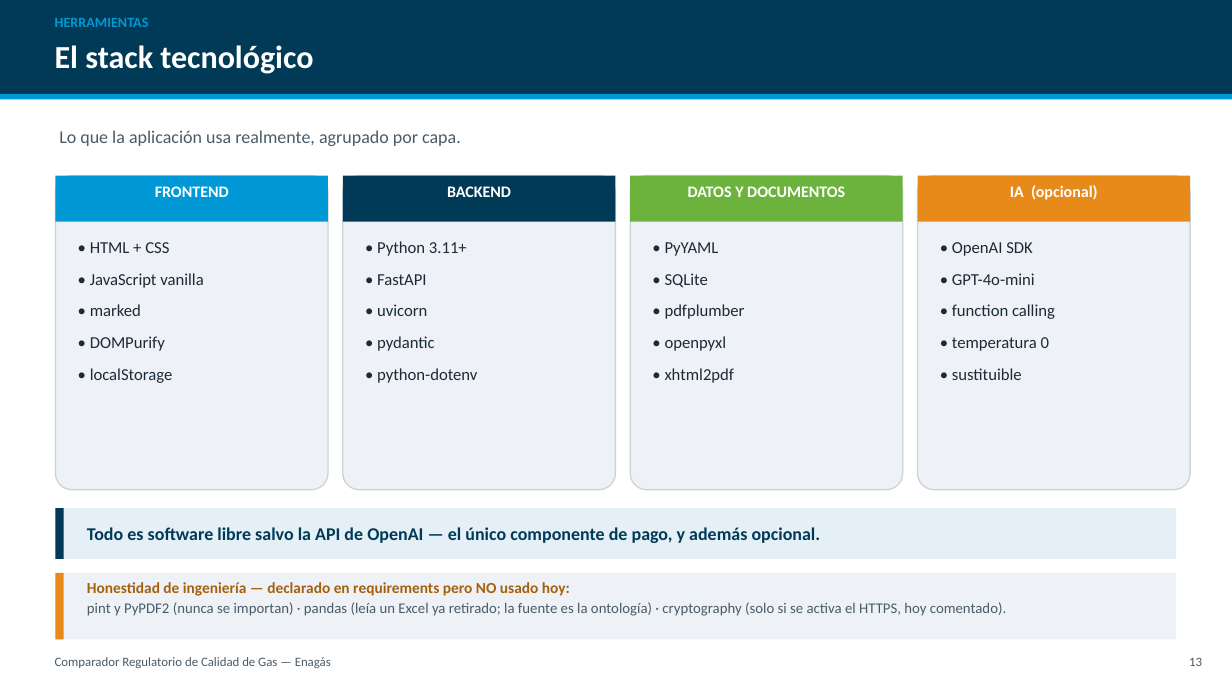
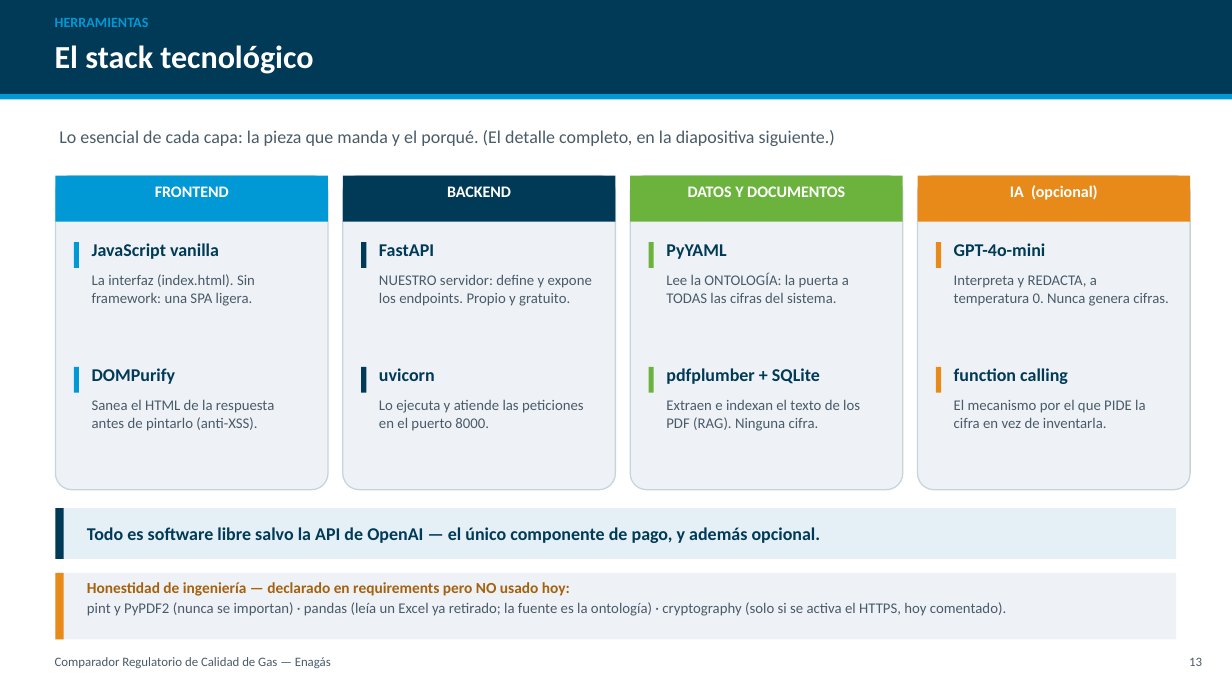
Before and after one commit to CarlosOlivaZurdo/ENAG-S_G1, a slide deck: slide 14 of docs/Presentacion_Comparador_Gas.pptx. Drawn at 1232x693 pixels with LibreOffice and Linux fonts; fonts in the diff are those of the drawing. Boxes give left, top, right and bottom in pixels: in the first picture for what was removed or moved away, otherwise in the second. Text is boxed around its words. In the diff, an @@ line names an element or a change of style, - is before the commit and + after.

```diff
--- a/docs/Presentacion_Comparador_Gas.pptx
+++ b/docs/Presentacion_Comparador_Gas.pptx
@@ text at (59,130,835,146): text changed @@
-Lo que la aplicación usa realmente, agrupado por capa.
+Lo esencial de cada capa: la pieza que manda y el porqué. (El detalle completo, en la diapositiva siguiente.)
@@ rectangle added at (74,242,79,268), fill #0099D6 @@
@@ text removed at (90,242,203,383) @@
-• HTML + CSS
-• JavaScript vanilla
-• marked
-• DOMPurify
-• localStorage
@@ text added at (92,243,219,259), 14 pt, text #013A57, bold @@
+JavaScript vanilla
@@ rectangle added at (361,242,367,268), fill #013A57 @@
@@ text removed at (377,241,477,383) @@
-• Python 3.11+
-• FastAPI
-• uvicorn
-• pydantic
-• python-dotenv
@@ text added at (379,244,434,256), 14 pt, text #013A57, bold @@
+FastAPI
@@ rectangle added at (649,242,654,268), fill #6CB33E @@
@@ text removed at (665,242,745,383) @@
-• PyYAML
-• SQLite
-• pdfplumber
-• openpyxl
-• xhtml2pdf
@@ text added at (666,244,726,259), 14 pt, text #013A57, bold @@
+PyYAML
@@ rectangle added at (936,242,942,268), fill #E88A1A @@
@@ text removed at (952,242,1055,380) @@
-• OpenAI SDK
-• GPT-4o-mini
-• function calling
-• temperatura 0
-• sustituible
@@ text added at (954,243,1046,256), 14 pt, text #013A57, bold @@
+GPT-4o-mini
@@ text added at (92,274,255,306), 11.5 pt, text #4A5B68 @@
+La interfaz (index.html). Sin framework: una SPA ligera.
@@ text added at (379,274,592,306), 11.5 pt, text #4A5B68 @@
+NUESTRO servidor: define y expone los endpoints. Propio y gratuito.
@@ text added at (666,273,849,303), 11.5 pt, text #4A5B68 @@
+Lee la ONTOLOGÍA: la puerta a TODAS las cifras del sistema.
@@ text added at (954,275,1169,306), 11.5 pt, text #4A5B68 @@
+Interpreta y REDACTA, a temperatura 0. Nunca genera cifras.
@@ rectangle added at (74,367,79,393), fill #0099D6 @@
@@ text added at (92,368,176,384), 14 pt, text #013A57, bold @@
+DOMPurify
@@ rectangle added at (361,367,367,393), fill #013A57 @@
@@ text added at (379,368,435,381), 14 pt, text #013A57, bold @@
+uvicorn
@@ rectangle added at (649,367,654,393), fill #6CB33E @@
@@ text added at (666,368,820,384), 14 pt, text #013A57, bold @@
+pdfplumber + SQLite
@@ rectangle added at (936,367,942,393), fill #E88A1A @@
@@ text added at (954,368,1068,384), 14 pt, text #013A57, bold @@
+function calling
@@ text added at (92,399,274,431), 11.5 pt, text #4A5B68 @@
+Sanea el HTML de la respuesta antes de pintarlo (anti-XSS).
@@ text added at (379,400,584,431), 11.5 pt, text #4A5B68 @@
+Lo ejecuta y atiende las peticiones en el puerto 8000.
@@ text added at (666,399,860,431), 11.5 pt, text #4A5B68 @@
+Extraen e indexan el texto de los PDF (RAG). Ninguna cifra.
@@ text added at (954,399,1145,428), 11.5 pt, text #4A5B68 @@
+El mecanismo por el que PIDE la cifra en vez de inventarla.
```
Also in this commit, not shown: 2 other files.
